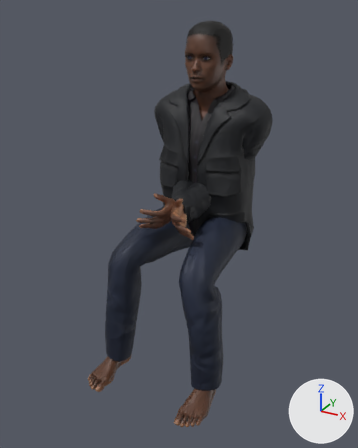
The glTF model public/models/congregant_m2.glb, before and after one commit.
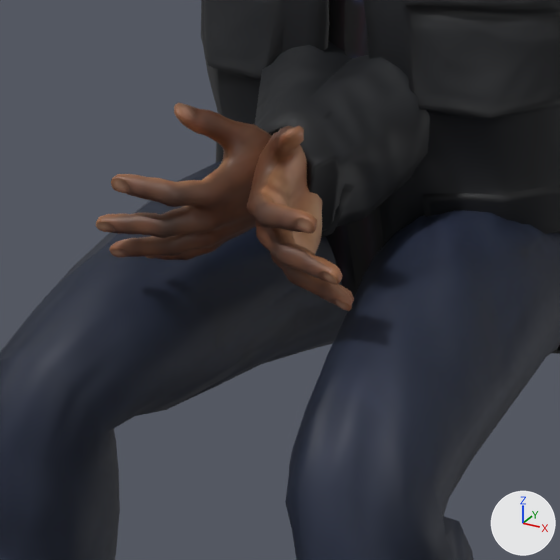
Each version appears first whole from a camera (50 mm lens) standing at (0.827, -1.788, 1.391) and looking at (-0.004, -0.276, 0.635), and next in a close-up on the part from 32% to 67% of the width and 38% to 66% of the height. The lights are fixed; the arrows at lower right show +X, +Y and +Z. The last two pictures show the newer version. Vertices at exactly the same position are counted once.

In view in the first close-up: 'congregant_m2.body', 'congregant_m2.male_casualsuit05'.
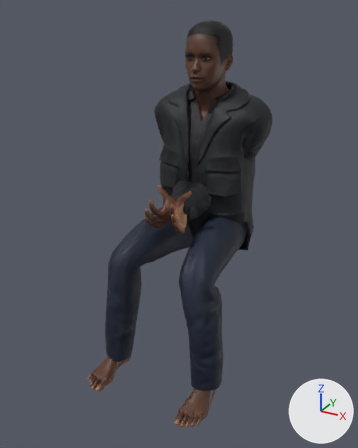
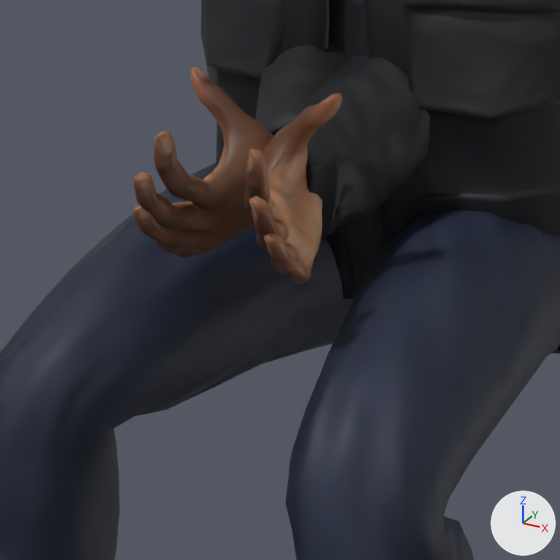
The change, as a diff of the scene's bpy script:
```diff
--- a/public/models/congregant_m2.glb.py
+++ b/public/models/congregant_m2.glb.py
@@ me_base @@
 me_base.from_pydata(...)  # 10238 vertices, 20344 faces; spans x -0.254..0.254, y -0.629..0.052, z 0.011..1.34
 # used by ob_congregant_m2_body; location = (0.0, 0.0, 0.0)
+# me_base part 1: 2898 of 10238 vertices moved; they spanned x -0.113..0.113, y -0.41..-0.277, z 0.628..0.778 and now span x -0.069..0.069, y -0.432..-0.277, z 0.641..0.793; mean shift (0.0, -0.008, 0.021); largest move (0.112, -0.383, 0.64) -> (0.059, -0.424, 0.706)
 me_base.materials.append(mat_congregant_m2_body)
```

Location of each change, [x1, y1, x2, y2] in pixels of the close-ups (560 x 560 px):
'congregant_m2.body', reshaped
    before: [96, 102, 354, 311]
    after: [133, 67, 343, 284]
